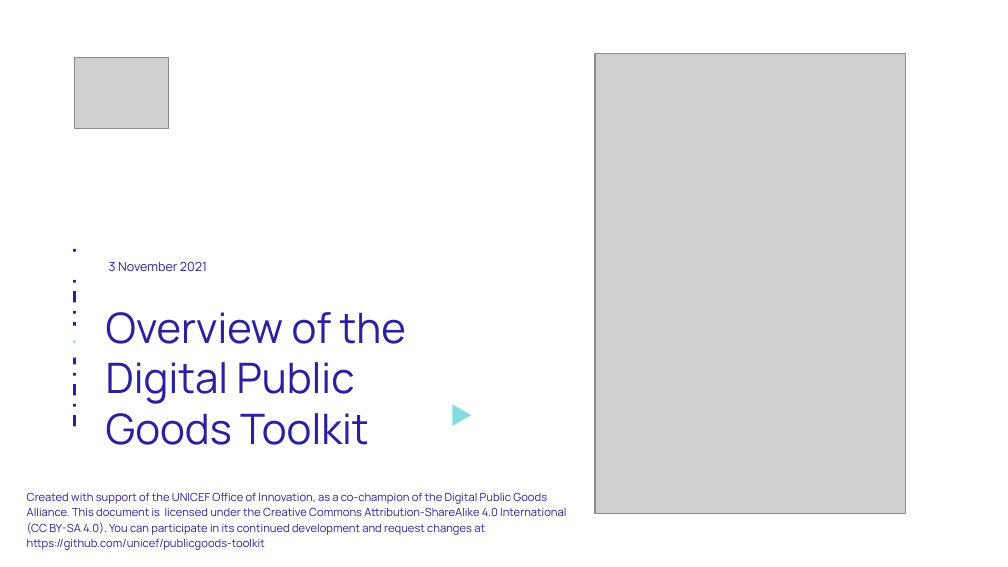
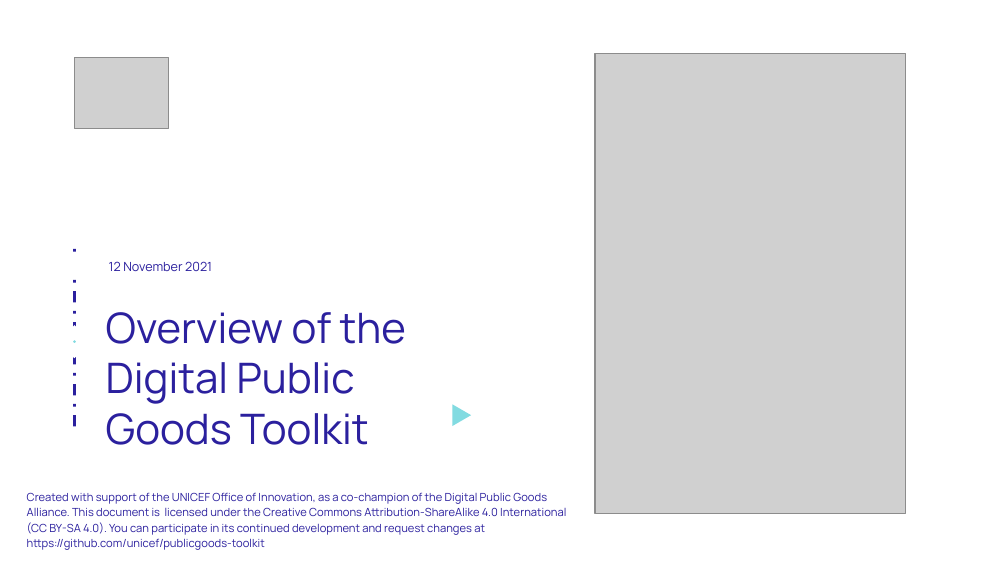
Before and after one commit to unicef/publicgoods-toolkit, a slide deck: slide 1 of dpg-toolkit-overview.odp. Drawn at 1008x567 pixels with LibreOffice and Linux fonts; fonts in the diff are those of the drawing; grey boxes stand for pictures. Boxes give left, top, right and bottom in pixels: in the first picture for what was removed or moved away, otherwise in the second. Text is boxed around its words. In the diff, an @@ line names an element or a change of style, - is before the commit and + after.

```diff
--- a/dpg-toolkit-overview.odp
+++ b/dpg-toolkit-overview.odp
@@ text at box(109, 261, 212, 271): text changed @@
-3 November 2021
+12 November 2021
```
Also in this commit, not shown: 6 other slides changed, 2 slides added, 1 slide removed.
